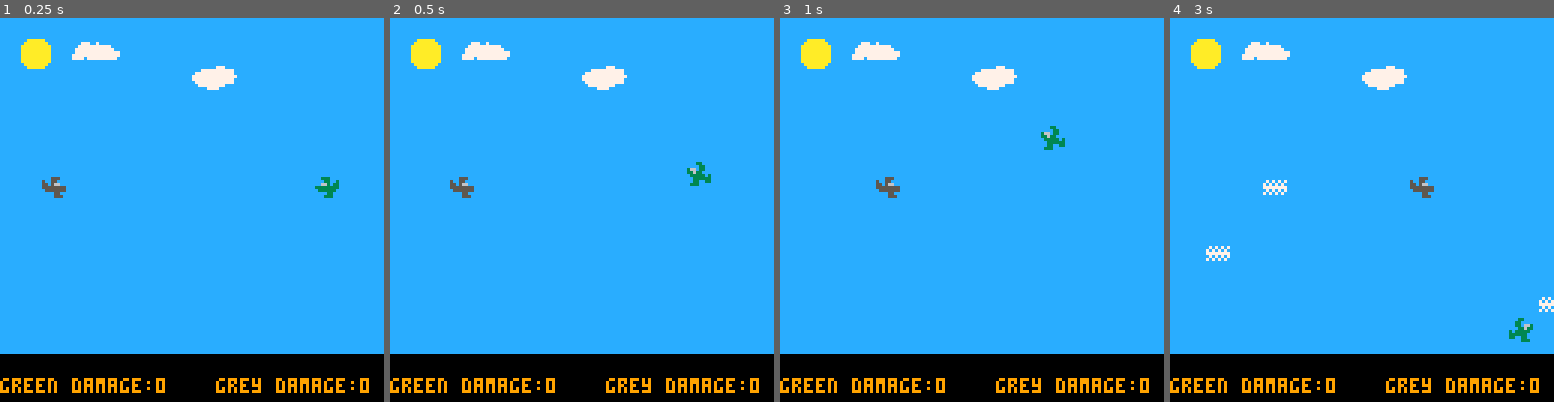
Above: before the commit, frames 1-4 (left to right).
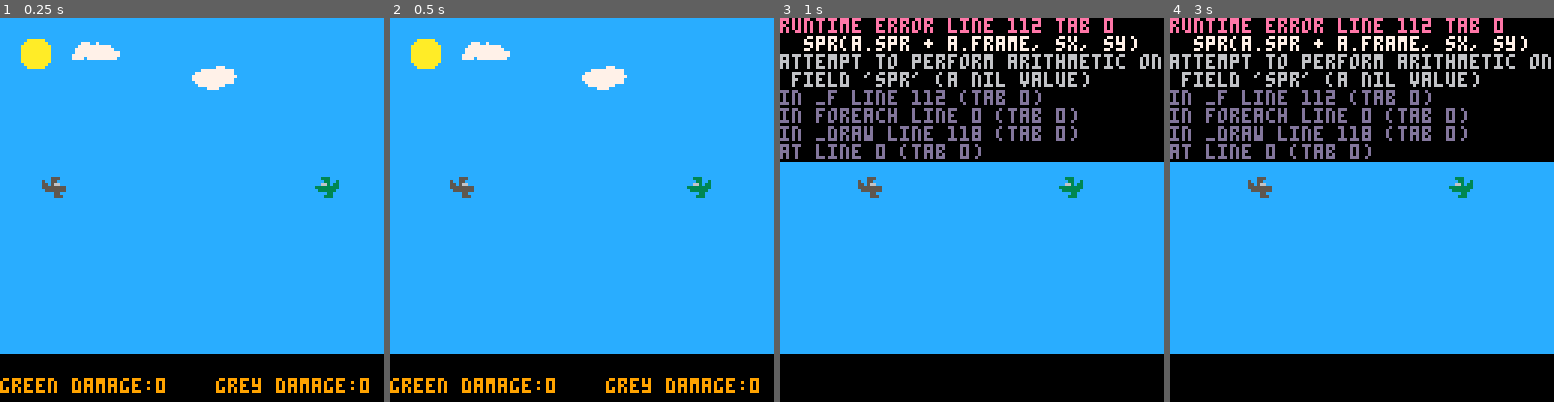
Above: after the commit, the same moments.

Repository: jerrybookbenson/pico8-games
Game: PICO-8 cartridge plane-battle.p8
Two runs of this game, one before a commit and one after it. Both use one fixed random seed, a clock stepped at 60 frames per second and the inputs below.
Inputs:
- Up to frame 1 (0.25 s): no input
- Up to frame 2 (0.5 s): tap X (X key) at 0.33 s
- Up to frame 3 (1 s): tap O (Z key) at 0.7 s
- Up to frame 4 (3 s): tap X (X key) at 1.07, 1.85, 2.97 s; hold Right 1.6-2.1 s; tap O (Z key) every 0.4 s from 1.7 to 2.9 s; hold Right from 2.47 s (still down)

Frame 1 is identical in both runs. In frame 2, 0.3% of the frame differs, in the area x 77-84%, y 37-47%; in frame 3, 40%; in frame 4, 40%, in the area x 0-100%, y 0-98%.
Error after the commit: runtime error line 112 tab 0; spr(a.spr + a.frame, sx, sy); attempt to perform arithmetic on field 'spr' (a nil value)

Commit message:
first maze commit

Diff:
--- /dev/null
+++ b/maze.p8
@@ -0,0 +1,90 @@
+pico-8 cartridge // http://www.pico-8.com
+version 16
+__lua__
+--plane-battle
+--by jerry and will benson
+--this is a cool & fun game
+
+function _init()
+  draw_maze()
+  maze = {}
+  pl = make_actor(0.5,8,1)
+  actors = {}
+end
+
+function _update()''''''''''''''''''''''''''''''''''''''''''''''''''''''''''''''
+  move_player()
+end
+
+function _draw()
+  cls()
+  map(0,0,0,0,16,16)
+  foreach(actors,draw_actor)
+end
+
+function make_actor(x,y,spr)
+  a={}
+  a.x = x
+  a.y = y
+  a.spr = spr
+  add(actors,a)
+  return a
+end
+
+function draw_actor(a)
+  local sx = (a.x * 8) - 4
+  local sy = (a.y * 8) - 4
+  spr(a.spr, sx, sy)
+end
+
+function draw_maze()
+  is_finished = false
+  x = 0
+  while not is_finished do
+    maze = make_actor(x,8,0)
+    x = x + 1
+    draw_actor(maze)
+    if (maze.x == 16) then
+      is_finished = true
+    end
+  end
+end
+
+function move_player()
+  if (btn(1)) then
+     pl.y = pl.y + 1
+     draw_actor(pl)
+  end
+end
+…(17 lines of a section not shown)…
+__map__
+1010101010101010101010101010101000000000000000000000000000000000000000000000000000000000000000000000000000000000000000000000000000000000000000000000000000000000000000000000000000000000000000000000000000000000000000000000000000000000000000000000000000000000
+1010101010101010101010101010101000000000000000000000000000000000000000000000000000000000000000000000000000000000000000000000000000000000000000000000000000000000000000000000000000000000000000000000000000000000000000000000000000000000000000000000000000000000
+1010101010101010101010101010101000000000000000000000000000000000000000000000000000000000000000000000000000000000000000000000000000000000000000000000000000000000000000000000000000000000000000000000000000000000000000000000000000000000000000000000000000000000
+1010101010101010101010101010101000000000000000000000000000000000000000000000000000000000000000000000000000000000000000000000000000000000000000000000000000000000000000000000000000000000000000000000000000000000000000000000000000000000000000000000000000000000
+1010101010101010101010101010101000000000000000000000000000000000000000000000000000000000000000000000000000000000000000000000000000000000000000000000000000000000000000000000000000000000000000000000000000000000000000000000000000000000000000000000000000000000
+1010101010101010101010101010101000000000000000000000000000000000000000000000000000000000000000000000000000000000000000000000000000000000000000000000000000000000000000000000000000000000000000000000000000000000000000000000000000000000000000000000000000000000
+1010101010101010101010101010101000000000000000000000000000000000000000000000000000000000000000000000000000000000000000000000000000000000000000000000000000000000000000000000000000000000000000000000000000000000000000000000000000000000000000000000000000000000
+1010101010101010101010101010101000000000000000000000000000000000000000000000000000000000000000000000000000000000000000000000000000000000000000000000000000000000000000000000000000000000000000000000000000000000000000000000000000000000000000000000000000000000
+1010101010101010101010101010101000000000000000000000000000000000000000000000000000000000000000000000000000000000000000000000000000000000000000000000000000000000000000000000000000000000000000000000000000000000000000000000000000000000000000000000000000000000
+1010101010101010101010101010101000000000000000000000000000000000000000000000000000000000000000000000000000000000000000000000000000000000000000000000000000000000000000000000000000000000000000000000000000000000000000000000000000000000000000000000000000000000
+1010101010101010101010101010101000000000000000000000000000000000000000000000000000000000000000000000000000000000000000000000000000000000000000000000000000000000000000000000000000000000000000000000000000000000000000000000000000000000000000000000000000000000
+1010101010101010101010101010101000000000000000000000000000000000000000000000000000000000000000000000000000000000000000000000000000000000000000000000000000000000000000000000000000000000000000000000000000000000000000000000000000000000000000000000000000000000
+1010101010101010101010101010101000000000000000000000000000000000000000000000000000000000000000000000000000000000000000000000000000000000000000000000000000000000000000000000000000000000000000000000000000000000000000000000000000000000000000000000000000000000
+1010101010101010101010101010101000000000000000000000000000000000000000000000000000000000000000000000000000000000000000000000000000000000000000000000000000000000000000000000000000000000000000000000000000000000000000000000000000000000000000000000000000000000
--- a/plane-battle.p8
+++ b/plane-battle.p8
@@ -37,7 +37,7 @@
   max_x = 15.5
  	min_y = .5
   max_y = 14
-	bullet_spr = 3
+	bullet_spr_horiz = 3
 	corner_rounding = 1
 	pl1_direction = "left"
 	pl2_direction = "left"
@@ -286,7 +286,7 @@
       pl.direction = "n"
     end
   --right
-  elseif (btn(5,pl_index) and pl.x < max_x  and not pl.is_pressed  and pl.spr != pl_flame_spr )  then
+  elseif (btn(1,pl_index) and pl.x < max_x  and not pl.is_pressed  and pl.spr != pl_flame_spr )  then
     pl.is_pressed = true
     if(pl.direction == "n") then
       pl.speed_y = -pl_speed
@@ -366,7 +366,7 @@
      end
   end
 
-  if (not btn(0, pl_index) and not btn(5, pl_index) and not btn(4, pl_index)) then
+  if (not btn(0, pl_index) and not btn(1, pl_index) and not btn(4, pl_index)) then
     pl.is_pressed = false
   end
 end
@@ -382,12 +382,12 @@
 
 __gfx__
 00000000000000000055500000000000000000000000000000000000cccccccc000000000000000a0a0000000000000000000000000008000005500000033000
-00033300000000000005550000000000000000000000000000000000cccccccc0000000000a000090aa000000000000000000080000088800055000000330000
-30033000000000000000555507070707000000000000000000000000cccccccc0000000000a00a0339aa00000000000000000000000003dd0055066500330663
-33036600000000000555555570707070000000000000000000000000cccccccc000000000aaaa900389a0000000000000000000000ddee4d0005565500033633
-33333333000000000556550577777777000000000000000000000000cccccccc00000000098993333399000000000000000000000eeeee4d5055555030333330
-03333330000000000506550007070707000000000000000000000000cccccccc0000000009833933033800000000000000000000000003dd5555550033333300
-00003300000000000000550070707070000000000000000000000000cccccccc0000000009330363003000000000000008000000000088805500550033003300
+00033300000000000005550000005000000000000000000000000000cccccccc0000000000a000090aa000000000000000000080000088800055000000330000
+30033000000000000000555500000000000000000000000000000000cccccccc0000000000a00a0339aa00000000000000000000000003dd0055066500330663
+33036600000000000555555500000000050000500000000000000000cccccccc000000000aaaa900389a0000000000000000000000ddee4d0005565500033633
+33333333000000000556550500000000000000000000000000000000cccccccc00000000098993333399000000000000000000000eeeee4d5055555030333330
+03333330000000000506550000000000000000000000000000000000cccccccc0000000009833933033800000000000000000000000003dd5555550033333300
+00003300000000000000550000005000000000000000000000000000cccccccc0000000009330363003000000000000008000000000088805500550033003300
 00003330000000000000550000000000000000000000000000000000cccccccc0000000003300960000000000000000000000000000008000000555000003330
 0000300000000000a9999998ccc777cc7ccccccc00000000000000000000000000000000000000000000a0000000a00000000000008000000005500000033000
 00003303000555008aa998a9cc77777777777ccc0000000000000000000000000000000000aa00000000aa000000aa0008000000088800000000550000003300
Not shown, changed: 17 lines of the sprite sheet (__gfx__) section of maze.p8
